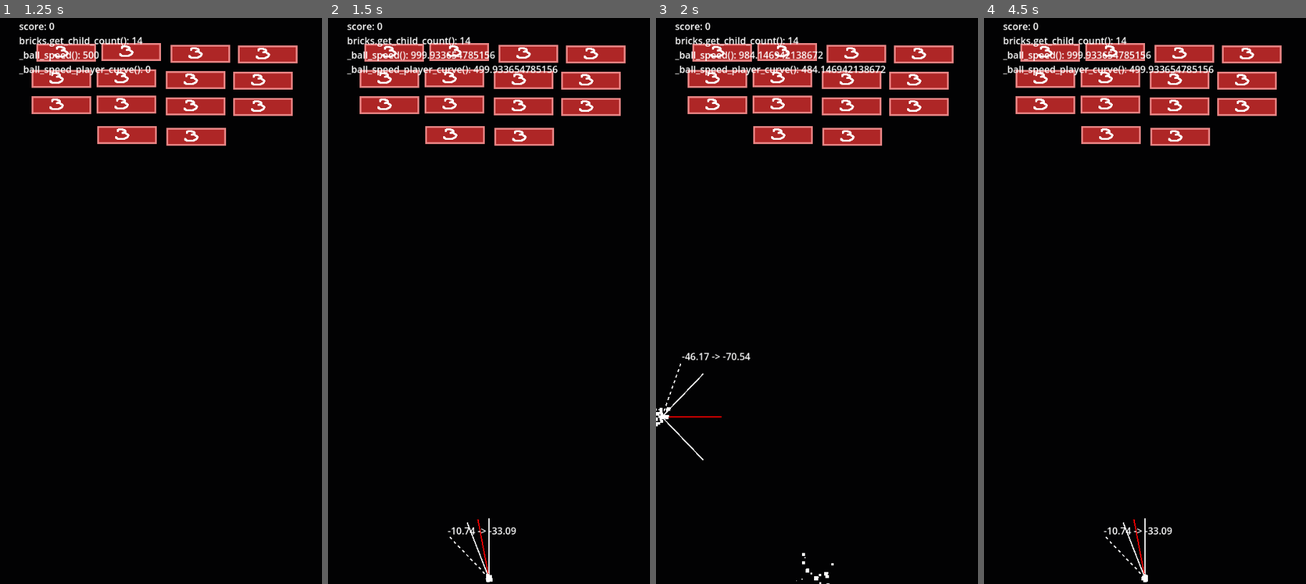
Above: before the commit, frames 1-4 (left to right).
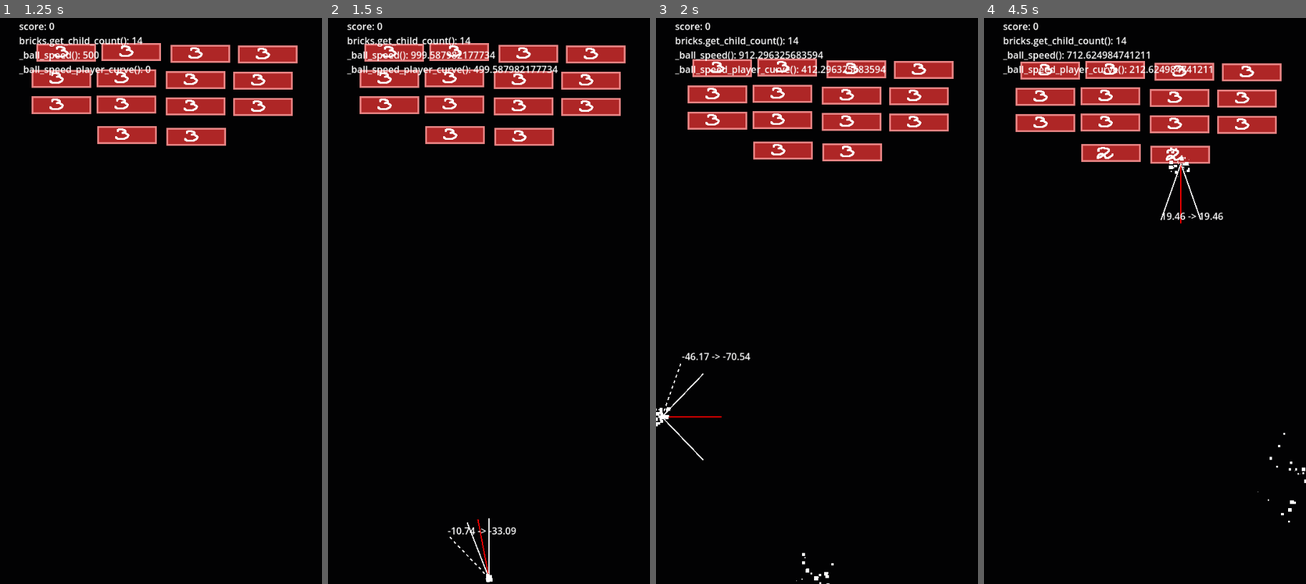
Above: after the commit, the same moments.

Repository: arunas-cesonis/pingpong2
Game: Godot game, scene res://main.tscn
The game is run twice, just before and just after one commit, with the same random seed, the same clock (stepped at 60 frames per second) and the same inputs.
Inputs (mouse positions are in pixels of both pictures, inside the frame that each line leads up to):
- Up to frame 1 (1.25 s): click "Play" at 0.5 s
- Up to frame 2 (1.5 s): tap Enter at 1.25 s; hold D (MoveRight) from 1.28 s (still down)
- Up to frame 3 (2 s): keep holding D (MoveRight)
- Up to frame 4 (4.5 s): release D (MoveRight) at 2.03 s; hold A (MoveLeft) 2.03-2.78 s; hold D (MoveRight) 2.78-3.5 s; click (1138, 233) at 3.5 s, where only the run before the commit has a clickable "Play again"; hold D (MoveRight) from 4.28 s (still down)

Frame 1 is identical in both runs. In frame 2, 0.3% of the frame differs, in the area x 31-72%, y 5-10%; in frame 3, 12%; in frame 4, 13%, in the area x 9-100%, y 4-100%.

Commit message:
Add brick scrolling

Diff:
--- a/brick.gd
+++ b/brick.gd
@@ -11,6 +11,9 @@
 
 func is_dead() -> bool:
 	return get_status() == Status.DEAD
+
+func get_size() -> Vector2:
+	return $CollisionShape2D.shape.get_rect().size
 
 func get_status() -> Status:
 	if health < initial_health:
@@ -32,6 +35,11 @@
 
 func _ready() -> void:
 	_update_health_visuals()
+	var t := get_tree().create_tween()
+	var tp := t.tween_property(self, "position", Vector2(0.0, get_size().y), 0.5)
+	tp.set_delay(1.0)
+	tp.as_relative()
+	t.set_loops()
 
 # Called every frame. 'delta' is the elapsed time since the previous frame.
 func _process(_delta: float) -> void:
--- a/brick.tscn
+++ b/brick.tscn
@@ -35,7 +35,8 @@
 "speed": 5.0
 }]
 
-[node name="Brick" type="StaticBody2D"]
+[node name="Brick" type="AnimatableBody2D"]
+sync_to_physics = false
 script = ExtResource("1_gwsqq")
 
 [node name="CollisionShape2D" type="CollisionShape2D" parent="."]
@@ -44,3 +45,9 @@
 [node name="DemoBrick" type="AnimatedSprite2D" parent="."]
 sprite_frames = SubResource("SpriteFrames_cpm8p")
 frame_progress = 0.710039
+
+[node name="ScrollTimer" type="Timer" parent="."]
+wait_time = 5.0
+autostart = true
+
+[connection signal="timeout" from="ScrollTimer" to="." method="_on_scroll_timer_timeout"]
--- /dev/null
+++ b/bricks.gd
@@ -0,0 +1,24 @@
+extends Node2D
+
+const BrickTscn = preload("res://brick.tscn")
+const Brick = preload("res://brick.gd")
+
+var brick_size: Vector2 = Vector2.ZERO
+
+# Called when the node enters the scene tree for the first time.
+func _ready() -> void:
+	var top_left := Vector2(INF, INF)
+	for child in self.get_children():
+		if child is Brick:
+			break
+	for child in self.get_children():
+		if child is Brick:
+			var brick: Brick = child
+			top_left.x = minf(top_left.x, brick.position.x)
+			top_left.y = minf(top_left.y, brick.position.y)
+			if brick_size.is_zero_approx():
+				brick_size = brick.get_size()
+
+# Called every frame. 'delta' is the elapsed time since the previous frame.
+func _process(delta: float) -> void:
+	pass
--- /dev/null
+++ b/bricks.tscn
@@ -0,0 +1,49 @@
+[gd_scene load_steps=3 format=3 uid="uid://ks1v6g6xn1p7"]
+
+[ext_resource type="Script" path="res://bricks.gd" id="1_c40bn"]
+[ext_resource type="PackedScene" uid="uid://bd2vvxg46gdxp" path="res://brick.tscn" id="2_kc2yl"]
+
+[node name="Bricks" type="Node2D"]
+script = ExtResource("1_c40bn")
+
+[node name="Brick" parent="." instance=ExtResource("2_kc2yl")]
+position = Vector2(111, 70)
+
+[node name="Brick2" parent="." instance=ExtResource("2_kc2yl")]
+position = Vector2(449, 73)
+
+[node name="Brick3" parent="." instance=ExtResource("2_kc2yl")]
+position = Vector2(220, 69)
+
+[node name="Brick4" parent="." instance=ExtResource("2_kc2yl")]
+position = Vector2(336, 72)
+
+[node name="Brick5" parent="." instance=ExtResource("2_kc2yl")]
+position = Vector2(103, 114)
+
+[node name="Brick6" parent="." instance=ExtResource("2_kc2yl")]
+position = Vector2(441, 117)
+
+[node name="Brick7" parent="." instance=ExtResource("2_kc2yl")]
+position = Vector2(212, 113)
+
+[node name="Brick8" parent="." instance=ExtResource("2_kc2yl")]
+position = Vector2(328, 116)
+
+[node name="Brick9" parent="." instance=ExtResource("2_kc2yl")]
+position = Vector2(103, 158)
+
+[node name="Brick10" parent="." instance=ExtResource("2_kc2yl")]
+position = Vector2(441, 161)
+
+[node name="Brick11" parent="." instance=ExtResource("2_kc2yl")]
+position = Vector2(212, 157)
+
+[node name="Brick12" parent="." instance=ExtResource("2_kc2yl")]
+position = Vector2(328, 160)
+
+[node name="Brick13" parent="." instance=ExtResource("2_kc2yl")]
+position = Vector2(213, 208)
+
+[node name="Brick14" parent="." instance=ExtResource("2_kc2yl")]
+position = Vector2(329, 211)
--- a/game.gd
+++ b/game.gd
@@ -11,11 +11,12 @@
 # 7. Sound
 
 const Brick = preload("res://brick.gd")
+const Bricks = preload("res://bricks.gd")
 const RotatingBrick = preload("res://rotating_brick.gd")
 
 @onready var player: AnimatableBody2D = $Player
 @onready var ball: AnimatableBody2D = $Ball
-@onready var bricks: Node2D = $Bricks
+@onready var bricks: Bricks = $Bricks
 @onready var debug: Node2D = $Debug
 
 @export_group("Common")
@@ -128,8 +129,11 @@
 		$Debug.bounce.normal = normal
 		$Debug.queue_redraw()
 
-	if ball.position.y > player.position.y or bricks.get_child_count() == 0:
-		finished.emit(score)
+	if ball.position.y > player.position.y:
+		if finished.get_connections().is_empty():
+			get_tree().reload_current_scene()
+		else:
+			finished.emit(score)
 
 func _process(_delta: float) -> void:
 	var direction = 0.0
--- a/game.tscn
+++ b/game.tscn
@@ -1,8 +1,8 @@
 [gd_scene load_steps=9 format=3 uid="uid://chc5a3xqiv7b"]
 
 [ext_resource type="Script" path="res://game.gd" id="1_jahp3"]
-[ext_resource type="PackedScene" uid="uid://bd2vvxg46gdxp" path="res://brick.tscn" id="2_2dy8e"]
 [ext_resource type="PackedScene" uid="uid://dcgovrgwsr7io" path="res://demo_spawn_on_collision.tscn" id="2_g117g"]
+[ext_resource type="PackedScene" uid="uid://ks1v6g6xn1p7" path="res://bricks.tscn" id="3_8u3lx"]
 [ext_resource type="Script" path="res://debug.gd" id="3_xqd3c"]
 
 [sub_resource type="Curve" id="Curve_50j4u"]
@@ -25,7 +25,7 @@
 script = ExtResource("1_jahp3")
 spawn_on_collision = ExtResource("2_g117g")
 ball_speed_player_collision = SubResource("Curve_50j4u")
-ball_speed_player_duration = 5.0
+ball_speed_player_duration = 2.0
 player_angle_limit_min = 33.09
 player_angle_limit_max = 83.227
 wall_angle_limit_min = 70.541
@@ -64,49 +64,7 @@
 [node name="CollisionShape2D" type="CollisionShape2D" parent="Ball"]
 shape = SubResource("CircleShape2D_wka3s")
 
-[node name="Bricks" type="Node2D" parent="."]
-
-[node name="Brick" parent="Bricks" instance=ExtResource("2_2dy8e")]
-position = Vector2(111, 70)
-
-[node name="Brick2" parent="Bricks" instance=ExtResource("2_2dy8e")]
-position = Vector2(449, 73)
-
-[node name="Brick3" parent="Bricks" instance=ExtResource("2_2dy8e")]
-position = Vector2(220, 69)
-
-[node name="Brick4" parent="Bricks" instance=ExtResource("2_2dy8e")]
-position = Vector2(336, 72)
-
-[node name="Brick5" parent="Bricks" instance=ExtResource("2_2dy8e")]
-position = Vector2(103, 114)
-
-[node name="Brick6" parent="Bricks" instance=ExtResource("2_2dy8e")]
-position = Vector2(441, 117)
-
-[node name="Brick7" parent="Bricks" instance=ExtResource("2_2dy8e")]
-position = Vector2(212, 113)
-
-[node name="Brick8" parent="Bricks" instance=ExtResource("2_2dy8e")]
-position = Vector2(328, 116)
-
-[node name="Brick9" parent="Bricks" instance=ExtResource("2_2dy8e")]
-position = Vector2(103, 158)
-
-[node name="Brick10" parent="Bricks" instance=ExtResource("2_2dy8e")]
-position = Vector2(441, 161)
-
-[node name="Brick11" parent="Bricks" instance=ExtResource("2_2dy8e")]
-position = Vector2(212, 157)
-
-[node name="Brick12" parent="Bricks" instance=ExtResource("2_2dy8e")]
-position = Vector2(328, 160)
-
-[node name="Brick13" parent="Bricks" instance=ExtResource("2_2dy8e")]
-position = Vector2(213, 208)
-
-[node name="Brick14" parent="Bricks" instance=ExtResource("2_2dy8e")]
-position = Vector2(329, 211)
+[node name="Bricks" parent="." instance=ExtResource("3_8u3lx")]
 
 [node name="Debug" type="Node2D" parent="."]
 script = ExtResource("3_xqd3c")
